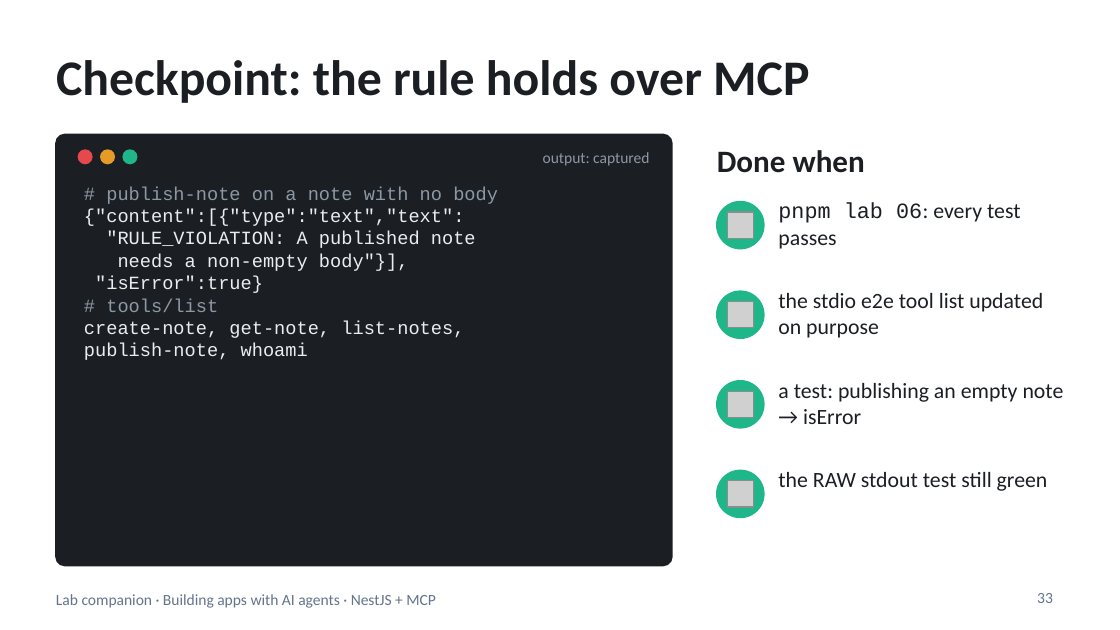
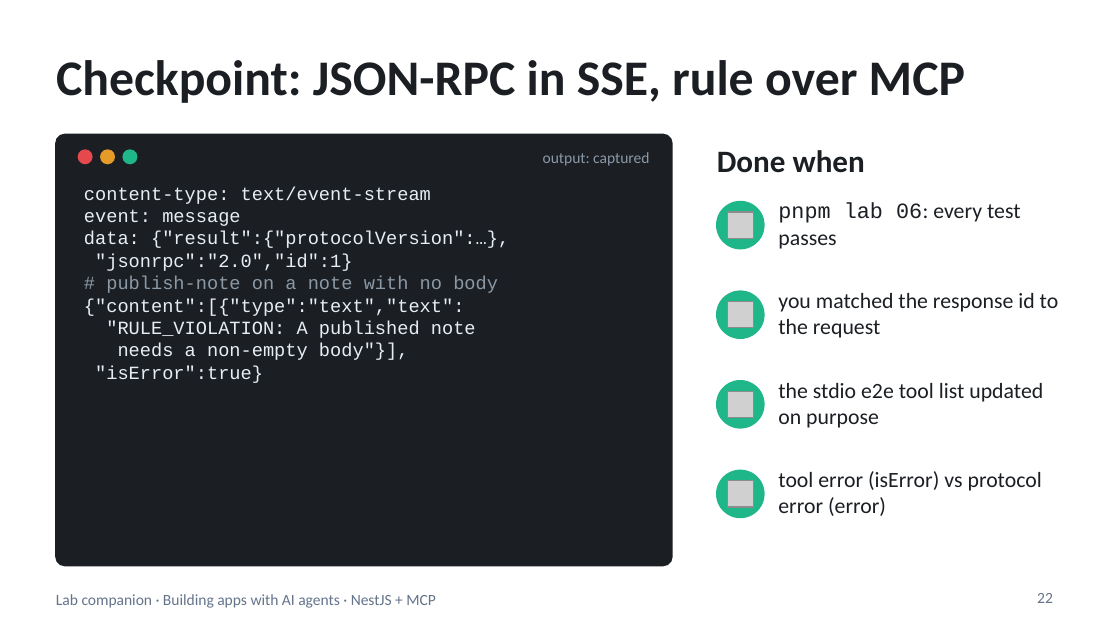
Before and after one commit to blazaga/ai-training-modules, a slide deck: slide 22 of docs/ai-agent-training/slides/lab-companion.pptx (slide 33 before the commit). Drawn at 1120x630 pixels with LibreOffice and Linux fonts; fonts in the diff are those of the drawing; grey boxes stand for pictures. Boxes give left, top, right and bottom in pixels: in the first picture for what was removed or moved away, otherwise in the second. Text is boxed around its words. In the diff, an @@ line names an element or a change of style, - is before the commit and + after.

```diff
--- a/docs/ai-agent-training/slides/lab-companion.pptx
+++ b/docs/ai-agent-training/slides/lab-companion.pptx
@@ title at [56,60,965,103]: text changed @@
-Checkpoint: the rule holds over MCP
+Checkpoint: JSON-RPC in SSE, rule over MCP
@@ text at [84,187,509,271]: paragraphs added @@
+content-type: text/event-stream
+event: message
+data: {"result":{"protocolVersion":…},
+"jsonrpc":"2.0","id":1}
@@ text at [84,299,464,360]: paragraphs removed @@
-# tools/list
-create-note, get-note, list-notes,
-publish-note, whoami
@@ text added at [778,293,1059,338], 14 pt, text #1B1F24 @@
+you matched the response id to the request
@@ text "the stdio e2e tool list ...": place and size @@
-text "the stdio e2e tool list ..." at [778,293,1043,338]
+text "the stdio e2e tool list ..." at [778,383,1043,428]
@@ text removed at [778,383,1064,424] @@
-a test: publishing an empty note → isError
@@ text at [778,471,1042,516]: text changed @@
-the RAW stdout test still green
+tool error (isError) vs protocol error (error)
@@ page number at [1037,593,1053,603]: text changed @@
-33
+22
```
Also in this commit, not shown: 28 other slides changed, 16 slides removed, 18 other files.
